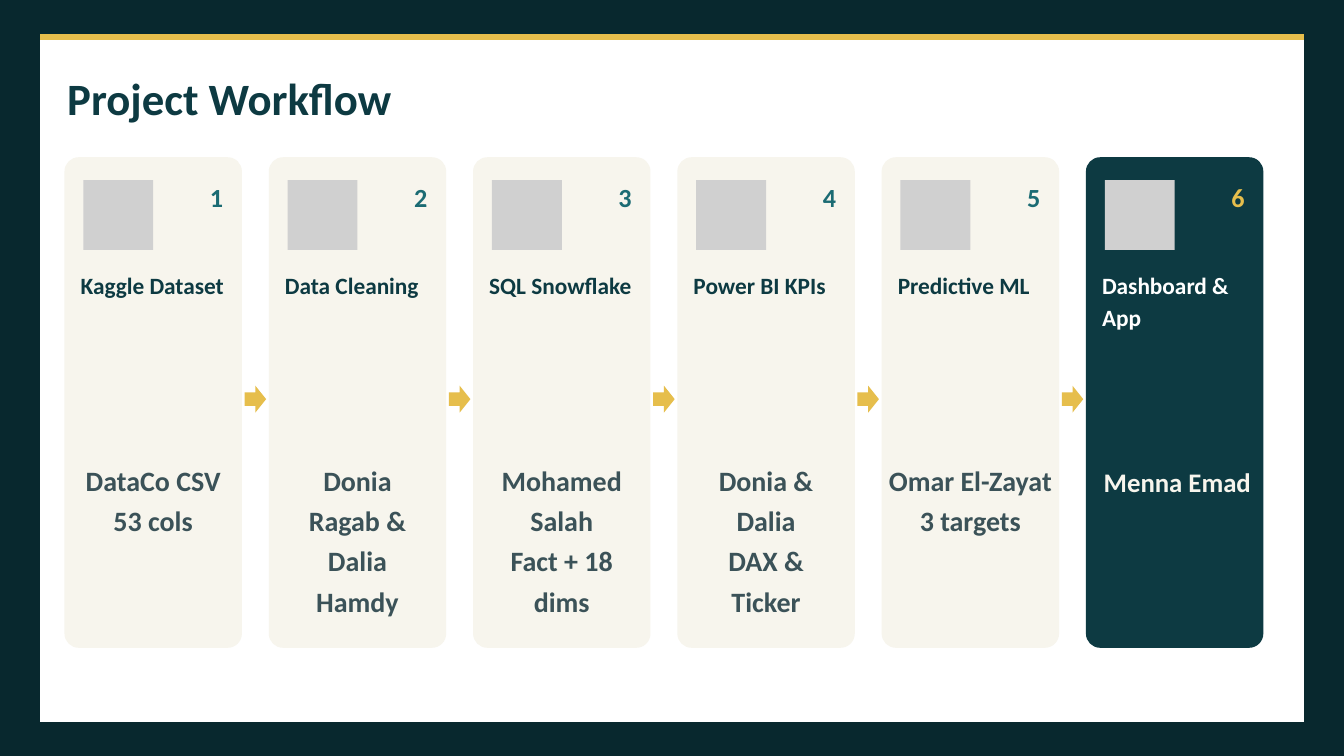
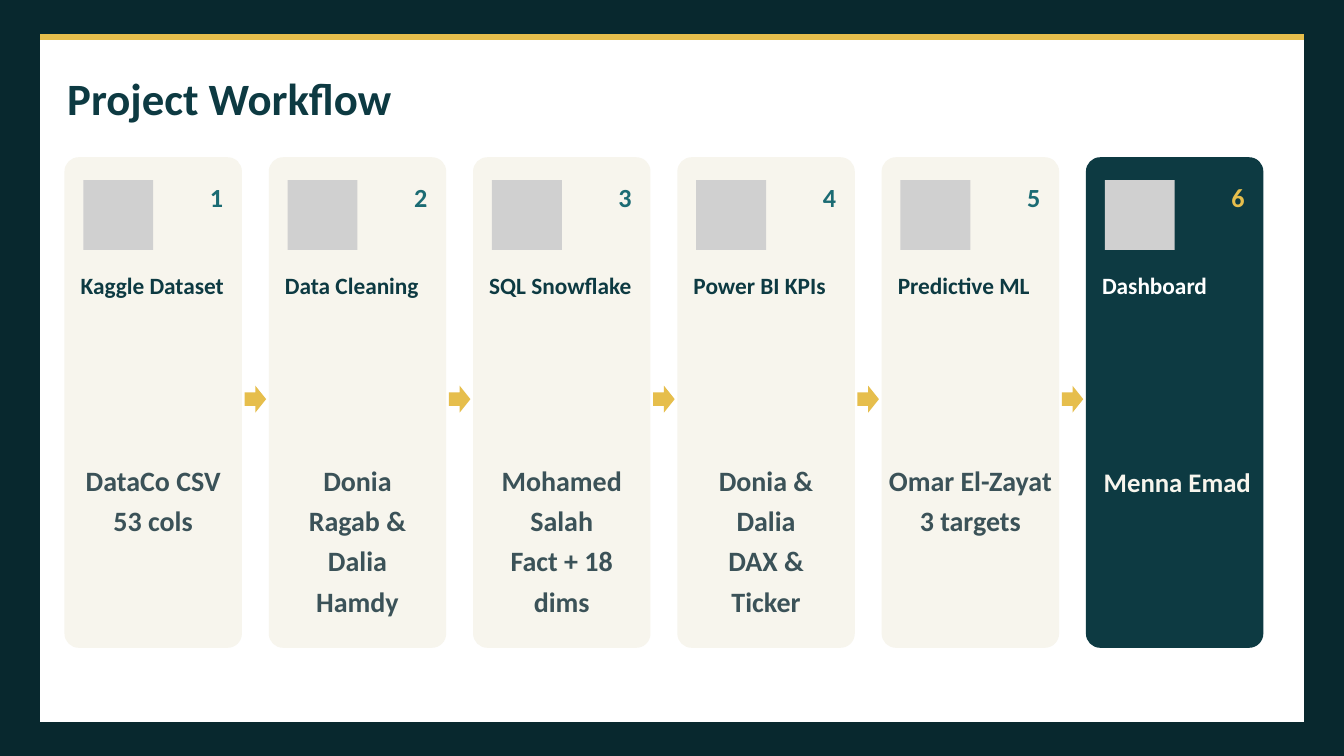
Before and after one commit to Team5-Depi/Supply-Chain-Dataset-Analysis-Final_Project, a slide deck: slide 6 of Presentation/Supply_Chain_Dataset_Analysis_Presentation.pptx. Drawn at 1344x756 pixels with LibreOffice and Linux fonts; fonts in the diff are those of the drawing; grey boxes stand for pictures. Boxes give left, top, right and bottom in pixels: in the first picture for what was removed or moved away, otherwise in the second. Text is boxed around its words. In the diff, an @@ line names an element or a change of style, - is before the commit and + after.

Commit message:
Align numbers and wording across report, deck and READMEs

```diff
--- a/Presentation/Supply_Chain_Dataset_Analysis_Presentation.pptx
+++ b/Presentation/Supply_Chain_Dataset_Analysis_Presentation.pptx
@@ text at (1102,277,1207,294): text changed @@
-Dashboard & App
+Dashboard
```
Also in this commit, not shown: 2 other slides changed, 6 other files.
